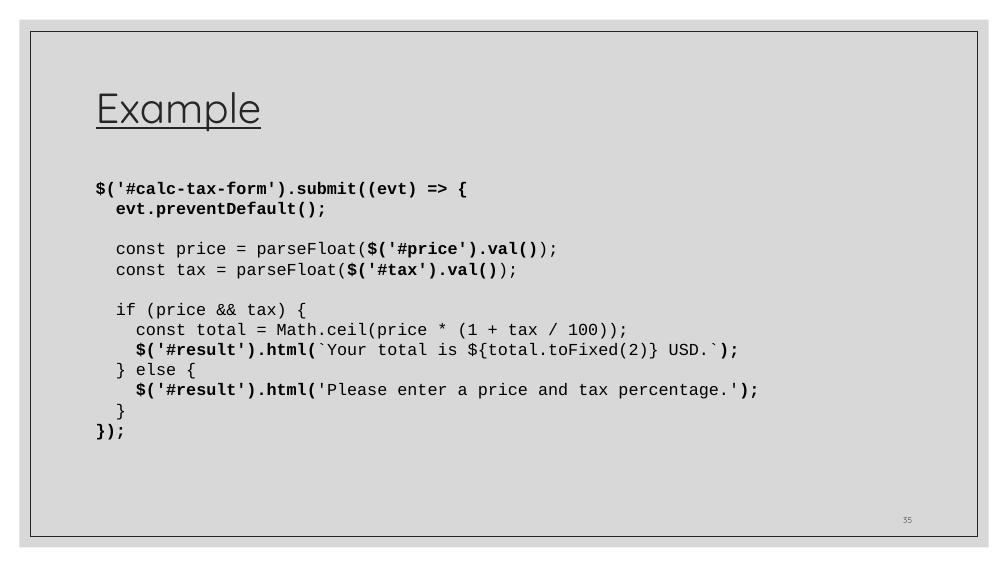
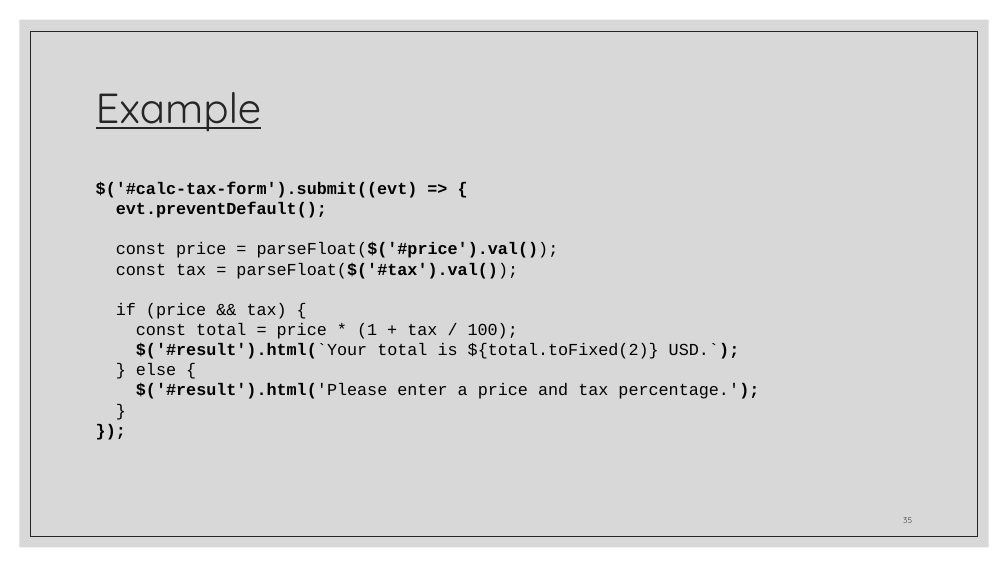
Before and after one commit to zackstotts/base-node-curriculum, a slide deck: slide 35 of unit_00/html_review/06 jQuery.pptx. Drawn at 1008x567 pixels with LibreOffice and Linux fonts; fonts in the diff are those of the drawing. Boxes give left, top, right and bottom in pixels: in the first picture for what was removed or moved away, otherwise in the second. Text is boxed around its words. In the diff, an @@ line names an element or a change of style, - is before the commit and + after.

Commit message:
adjusting objectives and fixing a logic error in the example

```diff
--- a/unit_00/html_review/06 jQuery.pptx
+++ b/unit_00/html_review/06 jQuery.pptx
@@ text at bbox=[136, 323, 518, 339]: text changed @@
-const total = Math.ceil(price * (1 + tax / 100));
+const total = price * (1 + tax / 100);
```
Also in this commit, not shown: 4 other slides changed.
